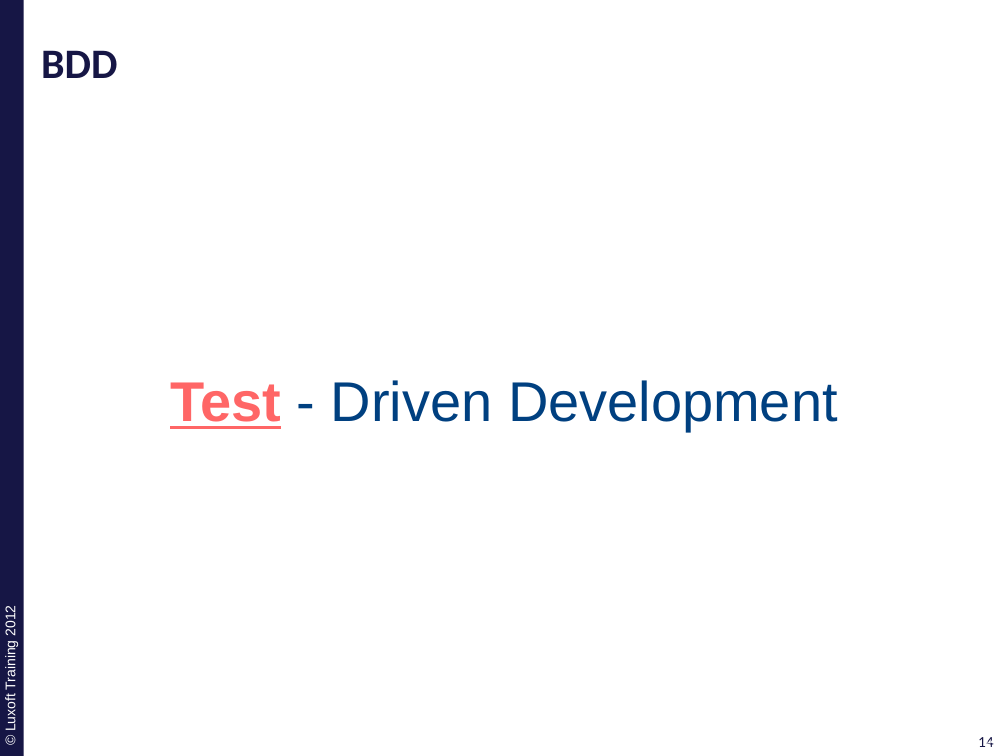
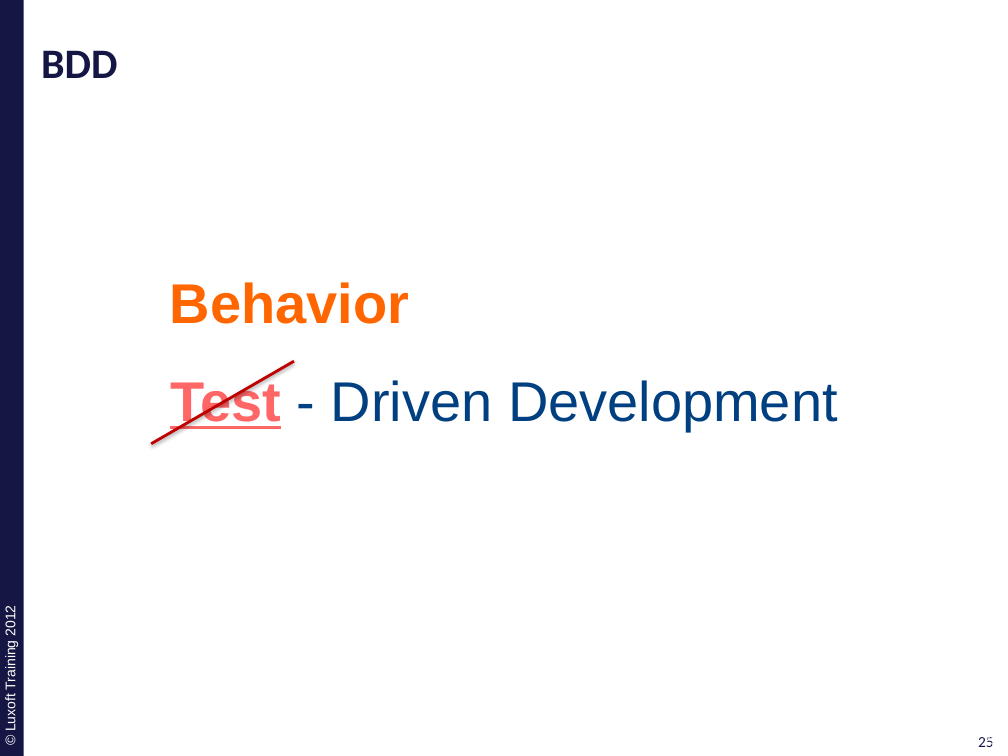
Before and after one commit to ivan-dyachenko/Trainings, a slide deck: slide 25 of Test Driven Development/materials/pptx/7. TDD-BDD.pptx (slide 14 before the commit). Drawn at 1008x756 pixels with LibreOffice and Linux fonts; fonts in the diff are those of the drawing; background and template pictures are left out. Boxes give left, top, right and bottom in pixels: in the first picture for what was removed or moved away, otherwise in the second. Text is boxed around its words. In the diff, an @@ line names an element or a change of style, - is before the commit and + after.

```diff
--- a/Test Driven Development/materials/pptx/7. TDD-BDD.pptx
+++ b/Test Driven Development/materials/pptx/7. TDD-BDD.pptx
@@ text added at (170,282,409,324), 40 pt, text #FF6600, bold @@
+Behavior
@@ line added from (294, 361) to (151, 444), #BF0000 2 pt @@
@@ page number at (978,737,994,747): text changed @@
-14
+25
@@ page number at (983,737,999,747): text changed @@
-14
+25
```
Also in this commit, not shown: 6 other slides changed, 29 slides added, 3 slides removed, 4 other files.
